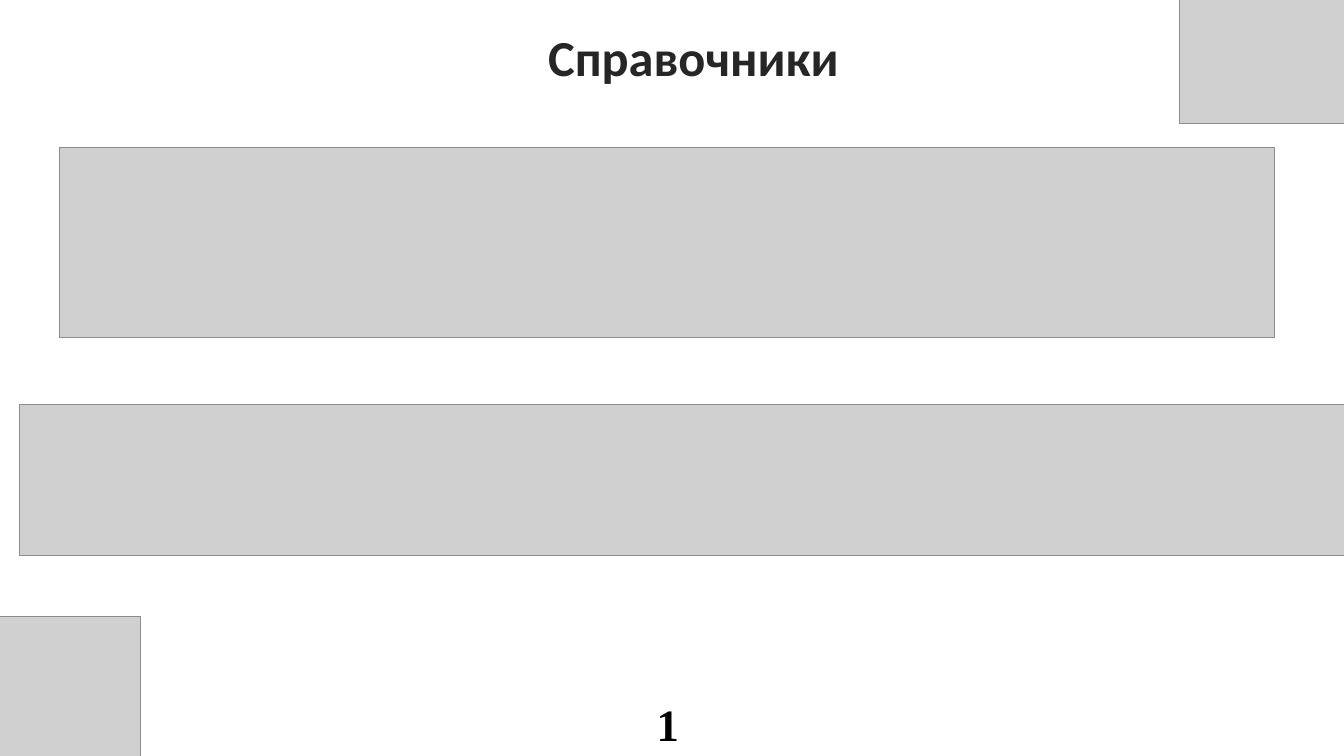
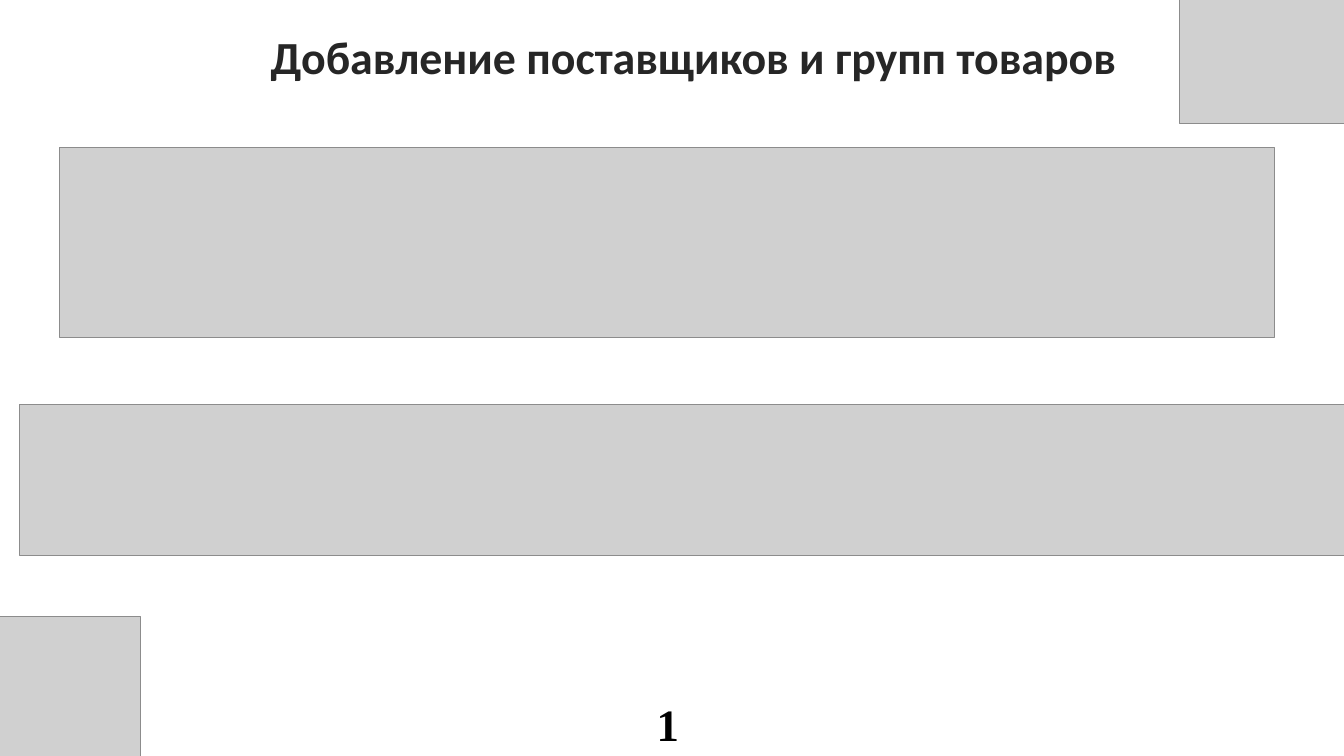
Before and after one commit to lilvolcanointhenighttime/diplom, a slide deck: slide 10 of Презентацияя.pptx. Drawn at 1344x756 pixels with LibreOffice and Linux fonts; fonts in the diff are those of the drawing; grey boxes stand for pictures. Boxes give left, top, right and bottom in pixels: in the first picture for what was removed or moved away, otherwise in the second. Text is boxed around its words. In the diff, an @@ line names an element or a change of style, - is before the commit and + after.

Commit message:
правки 17.03

```diff
--- a/Презентацияя.pptx
+++ b/Презентацияя.pptx
@@ title at [271,42,1116,82]: text changed; size 36 to 32.8 pt @@
-Справочники
+Добавление поставщиков и групп товаров
```
